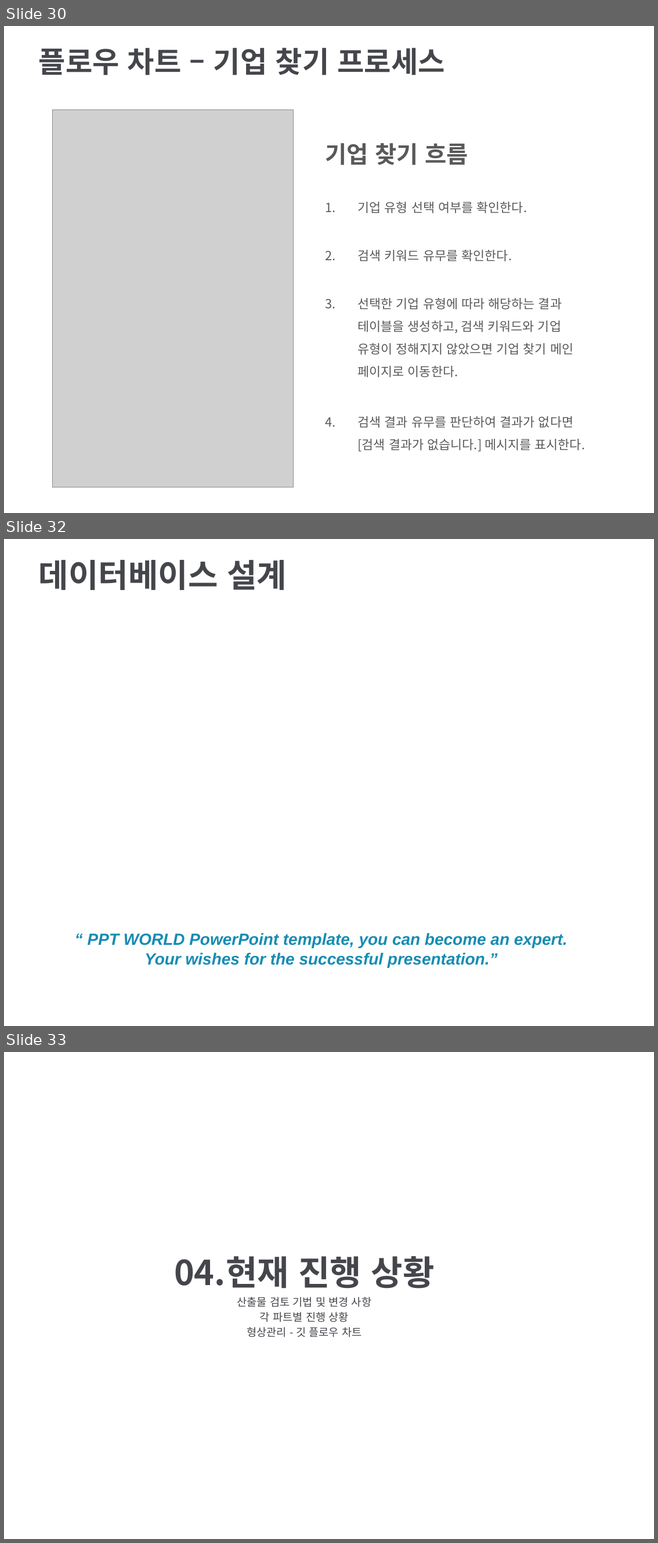
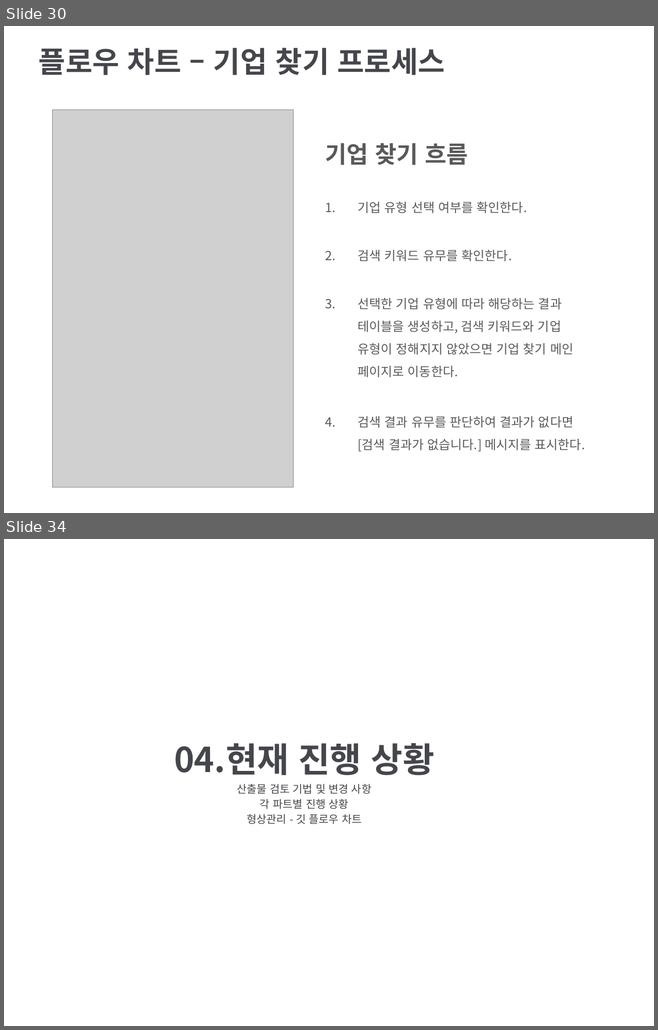
Before and after one commit to DrawGreen2021/Presentation, a slide deck: 팀 그릴그린 중간발표(사업계획서).pptx. Shown one above the other, each under a label of ours: slides 30, 32 and 33 before the commit, slides 30 and 34 after it; the slides between them are not shown. The pictures are 658x1543 and 658x1030 pixels, drawn with LibreOffice and Linux fonts; fonts in the diff are those of the drawing; grey boxes stand for pictures; background and template pictures are left out. Boxes give left, top, right and bottom in pixels: in the first picture for what was removed or moved away, otherwise in the second. Text is boxed around its words. In the diff, an @@ line names an element or a change of style, - is before the commit and + after.

```diff
--- a/팀 그릴그린 중간발표(사업계획서).pptx
+++ b/팀 그릴그린 중간발표(사업계획서).pptx
@@ slide 32 removed at box(4, 539, 654, 1026), background picture (left out) @@
@@ title removed at box(39, 560, 286, 590) @@
-데이터베이스 설계
@@ text removed at box(88, 933, 567, 968) @@
-“ PPT WORLD PowerPoint template, you can become an expert.
-Your wishes for the successful presentation.”
@@ what was slide 33 is now slide 34 @@
```
Also in this commit, not shown: 10 slides changed, 4 slides added, 1 other slide removed, 2 other files.
